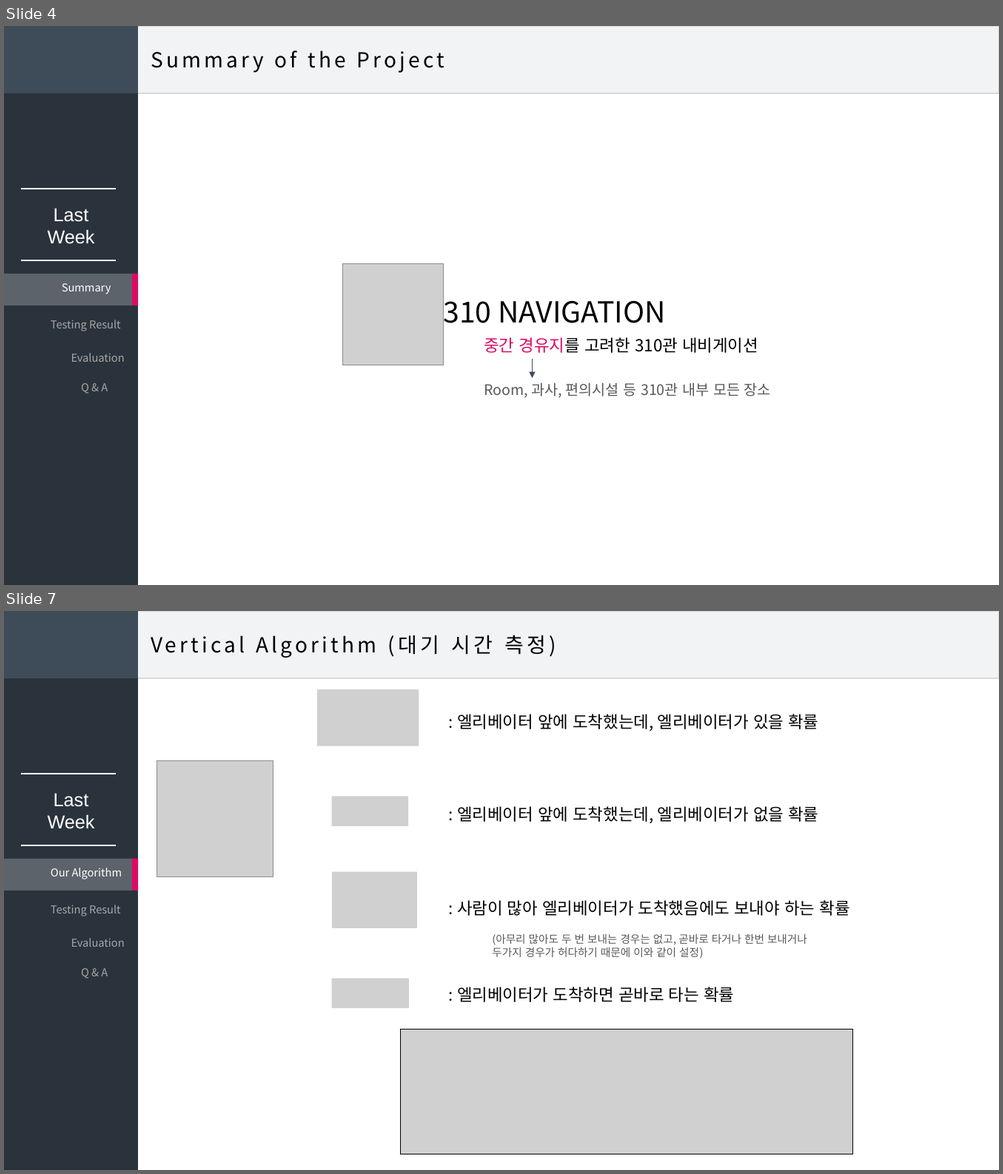
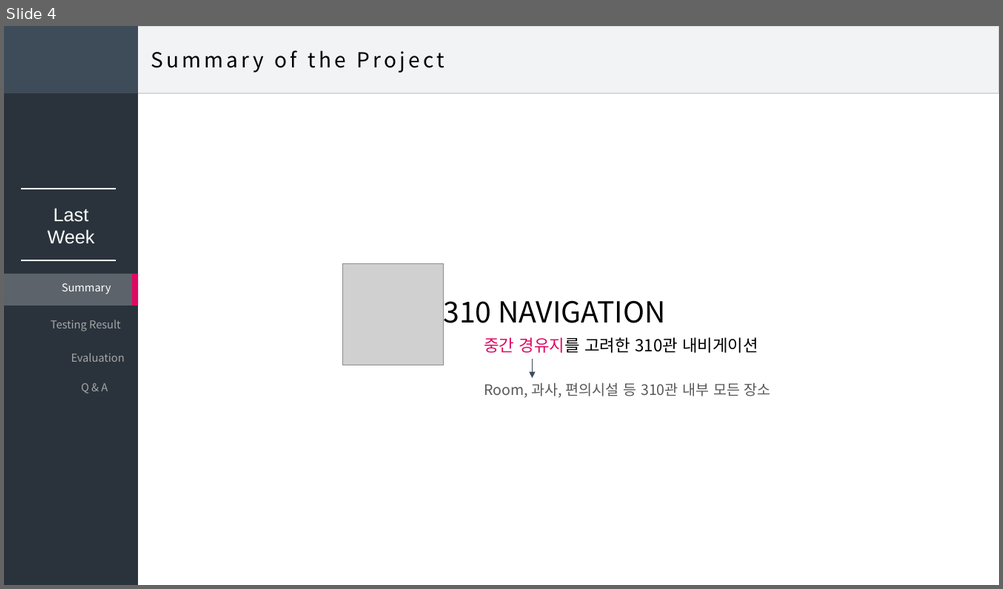
Before and after one commit to DDoGuSulGye/Presentation, a slide deck: Presentation Data/05. Testing & Evaluation.pptx. Shown one above the other, each under a label of ours: slides 4 and 7 before the commit, slide 4 after it; the slides between them are not shown. The pictures are 1003x1174 and 1003x589 pixels, drawn with LibreOffice and Linux fonts; fonts in the diff are those of the drawing; grey boxes stand for pictures. Boxes give left, top, right and bottom in pixels: in the first picture for what was removed or moved away, otherwise in the second. Text is boxed around its words. In the diff, an @@ line names an element or a change of style, - is before the commit and + after.

```diff
--- a/Presentation Data/05. Testing & Evaluation.pptx
+++ b/Presentation Data/05. Testing & Evaluation.pptx
@@ slide 7 removed at bbox=[4, 611, 999, 1170], background #FFFFFF @@
@@ rectangle removed at bbox=[4, 611, 138, 1170] @@
@@ rectangle removed at bbox=[4, 611, 138, 678] @@
@@ rectangle removed at bbox=[121, 611, 999, 678] @@
@@ text removed at bbox=[151, 635, 556, 658] @@
-Vertical Algorithm (대기 시간 측정)
@@ picture removed at bbox=[157, 761, 273, 877] @@
@@ line removed from (20, 774) to (116, 774) @@
@@ text removed at bbox=[48, 793, 95, 829] @@
-Last
-Week
@@ line removed from (20, 846) to (116, 846) @@
@@ rectangle removed at bbox=[4, 859, 136, 891] @@
@@ text removed at bbox=[51, 868, 122, 880] @@
-Our Algorithm
@@ rectangle removed at bbox=[132, 859, 138, 891] @@
@@ text removed at bbox=[51, 905, 121, 917] @@
-Testing Result
@@ text removed at bbox=[71, 938, 125, 947] @@
-Evaluation
@@ group removed at bbox=[317, 689, 850, 1008]: 5 texts, 4 pictures @@
-: 엘리베이터 앞에 도착했는데, 엘리베이터가 있을 확률
-: 엘리베이터 앞에 도착했는데, 엘리베이터가 없을 확률
-: 사람이 많아 엘리베이터가 도착했음에도 보내야 하는 확률
-: 엘리베이터가 도착하면 곧바로 타는 확률
-(아무리 많아도 두 번 보내는 경우는 없고, 곧바로 타거나 한번 보내거나
-두가지 경우가 허다하기 때문에 이와 같이 설정)
@@ text removed at bbox=[81, 968, 108, 979] @@
-Q & A
@@ picture removed at bbox=[400, 1030, 852, 1154] @@
```
Also in this commit, not shown: 11 slides changed, 6 slides added, 5 other files.
